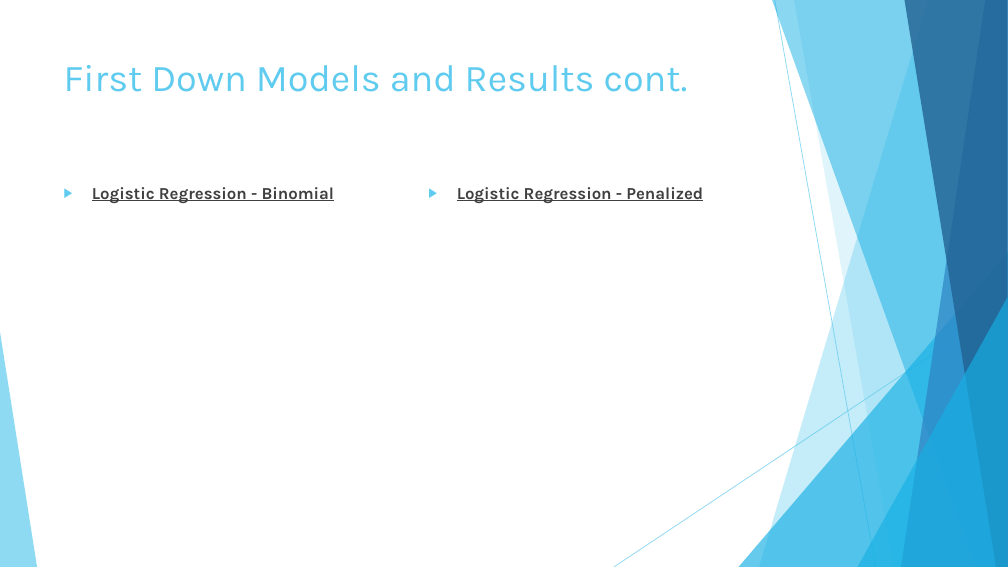
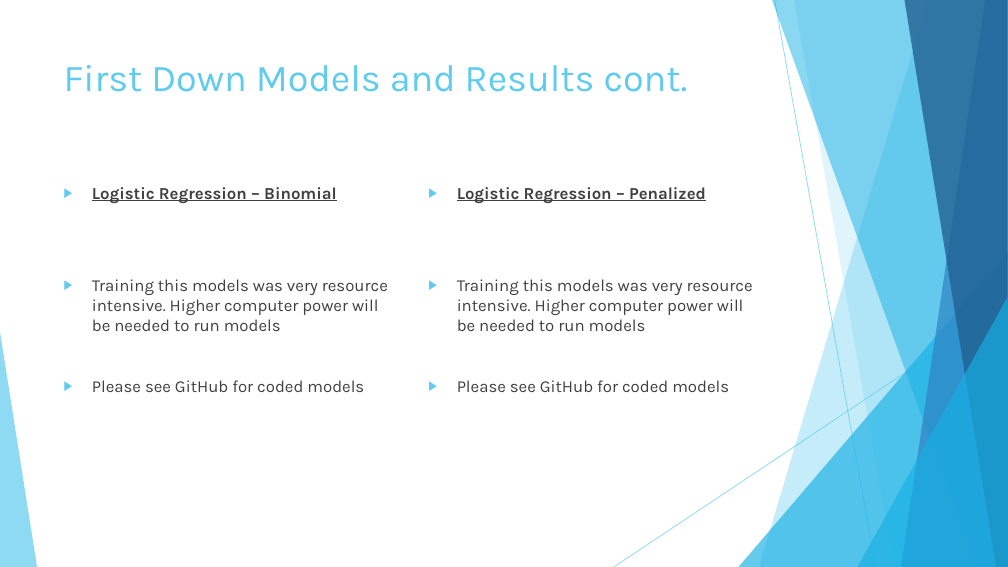
Before and after one commit to bowes-chris/footballplaycaller, a slide deck: slide 9 of Coaching Aid Presentation.pptx (slide 11 before the commit). Drawn at 1008x567 pixels with LibreOffice and Linux fonts; fonts in the diff are those of the drawing. Boxes give left, top, right and bottom in pixels: in the first picture for what was removed or moved away, otherwise in the second. Text is boxed around its words. In the diff, an @@ line names an element or a change of style, - is before the commit and + after.

```diff
--- a/Coaching Aid Presentation.pptx
+++ b/Coaching Aid Presentation.pptx
@@ text at (92,187,388,392): text changed; bold off @@
-  ▶ Logistic Regression - Binomial
+  ▶ Logistic Regression – Binomial
+  ▶ Training this models was very resource intensive. Higher computer power will be needed to run models
+  ▶ Please see GitHub for coded models
@@ text at (457,187,753,392): text changed; bold off @@
-  ▶ Logistic Regression - Penalized
+  ▶ Logistic Regression – Penalized
+  ▶ Training this models was very resource intensive. Higher computer power will be needed to run models
+  ▶ Please see GitHub for coded models
```
Also in this commit, not shown: 21 other slides changed, 2 slides added.
